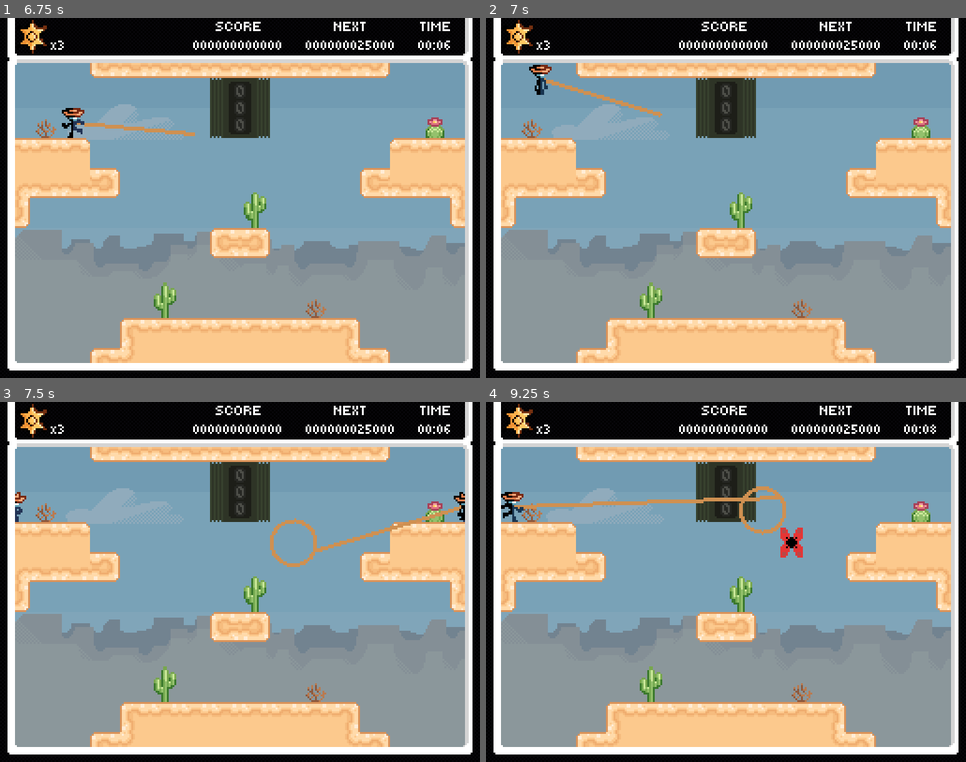
Above: before the commit, frames 1-4 (two rows, left to right).
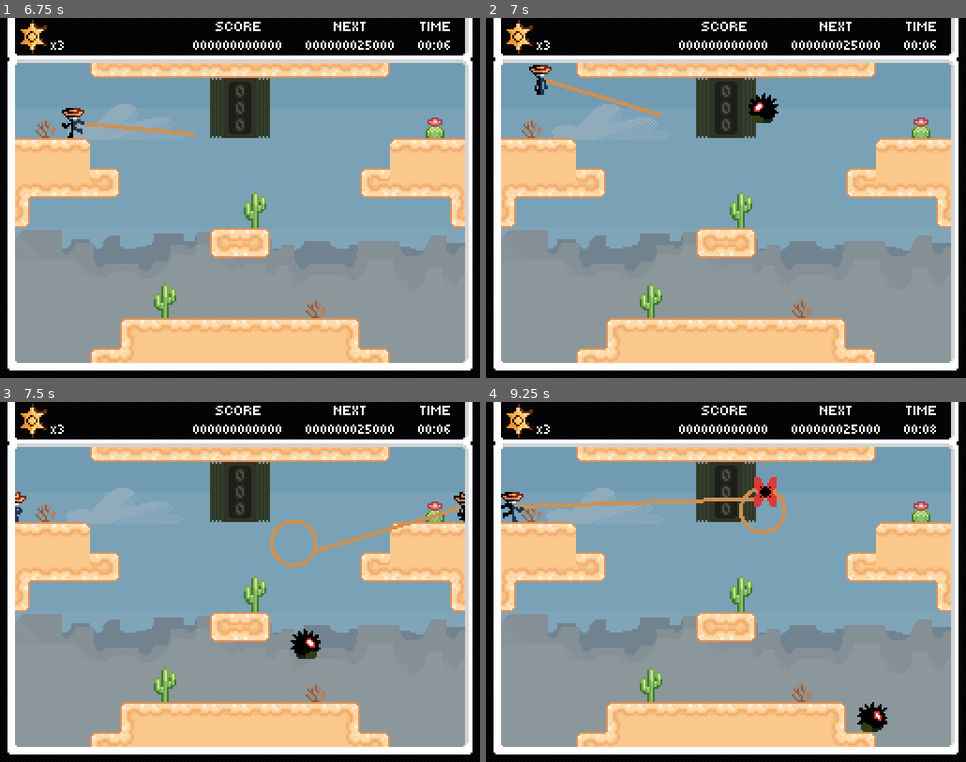
Above: after the commit, the same moments.

Repository: Jcodefox/GMTK-2025
Game: Godot game, scene res://scenes/topscenes/title_topscene.tscn
The game is run twice, just before and just after one commit, with the same random seed, the same clock (stepped at 60 frames per second) and the same inputs.
Inputs (mouse positions are in pixels of both pictures, inside the frame that each line leads up to):
- Up to frame 1 (6.75 s): click "Start Game" at 0.5 s; move the mouse to (345, 180) at 1.27 s; hold Shift (lasso_bind) 1.28-2.03 s; hold D (move_right) 1.28-2.78 s; tap Space (move_jump) at 1.52, 2.27, 3.77, 4.52, 5.27 s; move the mouse to (144, 216) at 2.02 s; click (144, 216) at 2.1 s; move the mouse to (288, 118) at 2.77 s; hold A (move_left) 2.78-3.53 s; hold Shift (lasso_bind) 2.78-3.53 s; move the mouse to (216, 270) at 3.52 s; hold D (move_right) 3.53-5.03 s; click (216, 270) at 3.6 s; move the mouse to (384, 252) at 4.27 s; hold Shift (lasso_bind) 4.28-5.03 s; move the mouse to (96, 144) at 5.02 s; hold A (move_left) 5.03-5.78 s; click (96, 144) at 5.1 s; move the mouse to (264, 198) at 5.77 s; hold D (move_right) 5.78-6.53 s; hold Shift (lasso_bind) 5.78-6.53 s; move the mouse to (168, 108) at 6.52 s; hold A (move_left) from 6.53 s (still down); click (168, 108) at 6.6 s
- Up to frame 2 (7 s): keep holding A (move_left); tap Space (move_jump) at 6.77 s
- Up to frame 3 (7.5 s): keep holding A (move_left); move the mouse to (345, 564) at 7.27 s; hold Shift (lasso_bind) from 7.28 s (still down)
- Up to frame 4 (9.25 s): tap Space (move_jump) at 7.52, 8.27 s; move the mouse to (630, 600) at 8.02 s; release A (move_left) at 8.03 s; release Shift (lasso_bind) at 8.03 s; hold D (move_right) from 8.03 s (still down); click (630, 600) at 8.1 s; move the mouse to (774, 502) at 8.77 s; hold Shift (lasso_bind) from 8.78 s (still down)

Frame 1 is identical in both runs. In frame 2, 0.4% of the frame differs, in the area x 54-61%, y 20-30%; in frame 3, 0.4%; in frame 4, 1.0%, in the area x 55-84%, y 20-92%.

Commit message:
Reduce initial wait time

Diff:
--- a/scripts/prefabs/enemy_spawner.gd
+++ b/scripts/prefabs/enemy_spawner.gd
@@ -13,7 +13,7 @@
 	SPIKEBALL = 7,
 }
 
-var time_until_new_out_mode: float = 2.0
+var time_until_new_out_mode: float = 1.0
 var out_mode: int = OUTMODES.PAUSE
 enum OUTMODES {
 	PAUSE,
@@ -95,7 +95,7 @@
 
 	if time_until_new_out_mode <= 0.0:
 		time_to_next_spawn = 0
-		if Globals.time_passed < 0:
+		if Globals.time_passed < -0.1:
 			change_out_mode_to(OUTMODES.PAUSE)
 		elif Globals.time_passed < 5:
 			match randi_range(0,4):
